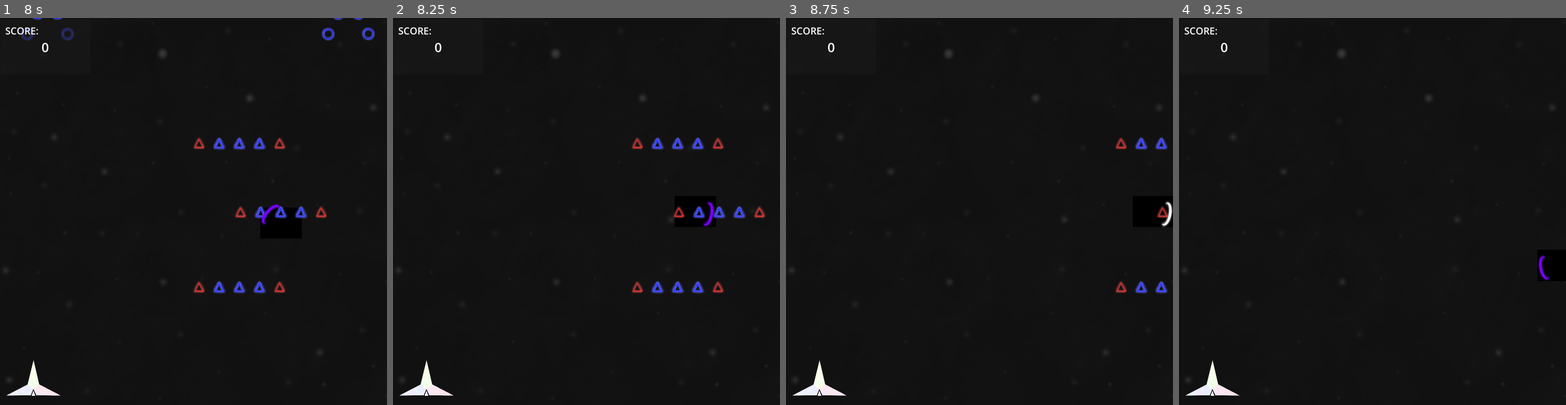
Above: before the commit, frames 1-4 (left to right).
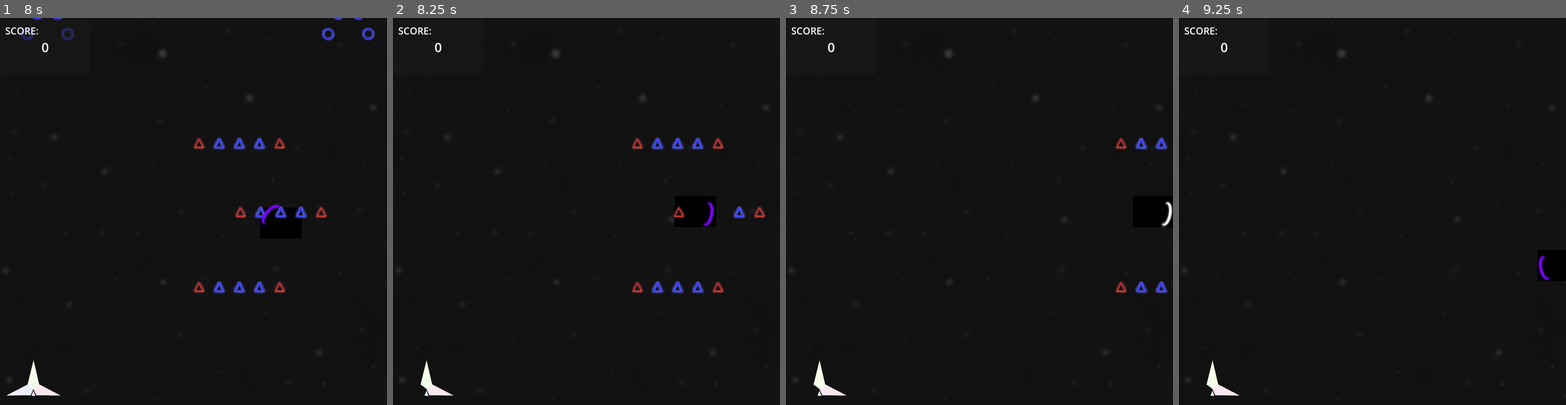
Above: after the commit, the same moments.

Repository: Restra9423/Jamfest-Spring-2026
Game: Godot game, scene res://UI/title.tscn
The game is run twice, just before and just after one commit, with the same random seed, the same clock (stepped at 60 frames per second) and the same inputs.
Inputs (mouse positions are in pixels of both pictures, inside the frame that each line leads up to):
- Up to frame 1 (8 s): click "Start" at 0.5 s; tap Enter at 1.25 s; move the mouse to (278, 192) at 1.27 s; hold D (Right) 1.28-2.03 s; click (278, 192) at 1.35 s; move the mouse to (116, 230) at 2.02 s; hold S (Down) 2.03-2.78 s; click (116, 230) at 2.1 s; move the mouse to (232, 126) at 2.77 s; hold D (Right) 2.78-3.53 s; click (232, 126) at 2.85 s; move the mouse to (174, 288) at 3.52 s; hold W (Up) 3.53-4.28 s; click (174, 288) at 3.6 s; move the mouse to (309, 269) at 4.27 s; hold A (Left) 4.28-5.78 s; click (309, 269) at 4.35 s; move the mouse to (77, 153) at 5.02 s; click (77, 153) at 5.1 s; move the mouse to (212, 211) at 5.77 s; hold S (Down) 5.78-6.53 s; click (212, 211) at 5.85 s; move the mouse to (135, 114) at 6.52 s; hold D (Right) 6.53-7.28 s; click (135, 114) at 6.6 s; move the mouse to (278, 192) at 7.27 s; hold W (Up) from 7.28 s (still down); click (278, 192) at 7.35 s
- Up to frame 2 (8.25 s): move the mouse to (509, 230) at 8.02 s; release W (Up) at 8.03 s; hold D (Right) from 8.03 s (still down); click (509, 230) at 8.1 s
- Up to frame 3 (8.75 s): keep holding D (Right)
- Up to frame 4 (9.25 s): move the mouse to (1411, 126) at 8.77 s; release D (Right) at 8.78 s; hold S (Down) from 8.78 s (still down); click (1411, 126) at 8.85 s

Frame 1 is identical in both runs. In frame 2, 0.3% of the frame differs, in the area x 1-86%, y 48-98%; in frame 3, 0.2%; in frame 4, 0.1%.

Commit message:
Fixed damage and parrying in one
because I am awesome and carried

Diff:
--- a/Scripts/playerMovement.gd
+++ b/Scripts/playerMovement.gd
@@ -19,7 +19,6 @@
 var onCooldown = false
 @onready var parryCooldown : Timer = $ParryCooldown
 var hitMaybe = false
-@onready var parryAfter : Timer = $ParryAfter
 @onready var parryWindow : Area2D = $ParryPivot/ParryWindow
 
 var avgMouseMove = [Vector2.ZERO, Vector2.ZERO, Vector2.ZERO]
@@ -65,13 +64,11 @@
 	hurt()
 
 func _on_area_2d_area_entered(area: Area2D) -> void:
-	hitMaybe = true
-	parryAfter.start()
-	await parryAfter.timeout
-	if(hitMaybe):
+	if(!parrying):
+		print("i was hit")
 		hurt()
 		area.queue_free()
-	elif(parrying && area.isParryable):
+	elif(area.isParryable):
 		parry(area.pointValue)
 		area.setParried()
 	hitMaybe = false
@@ -111,10 +108,6 @@
 	if(!parried):
 		parryCooldown.wait_time = 2
 
-func _on_parry_after_timeout() -> void:
-	if(hitMaybe):
-		hitMaybe = false
-
 func _on_parry_cooldown_timeout() -> void:
 	if(parryCooldown.wait_time == 2):
 		parryCooldown.wait_time = 1
